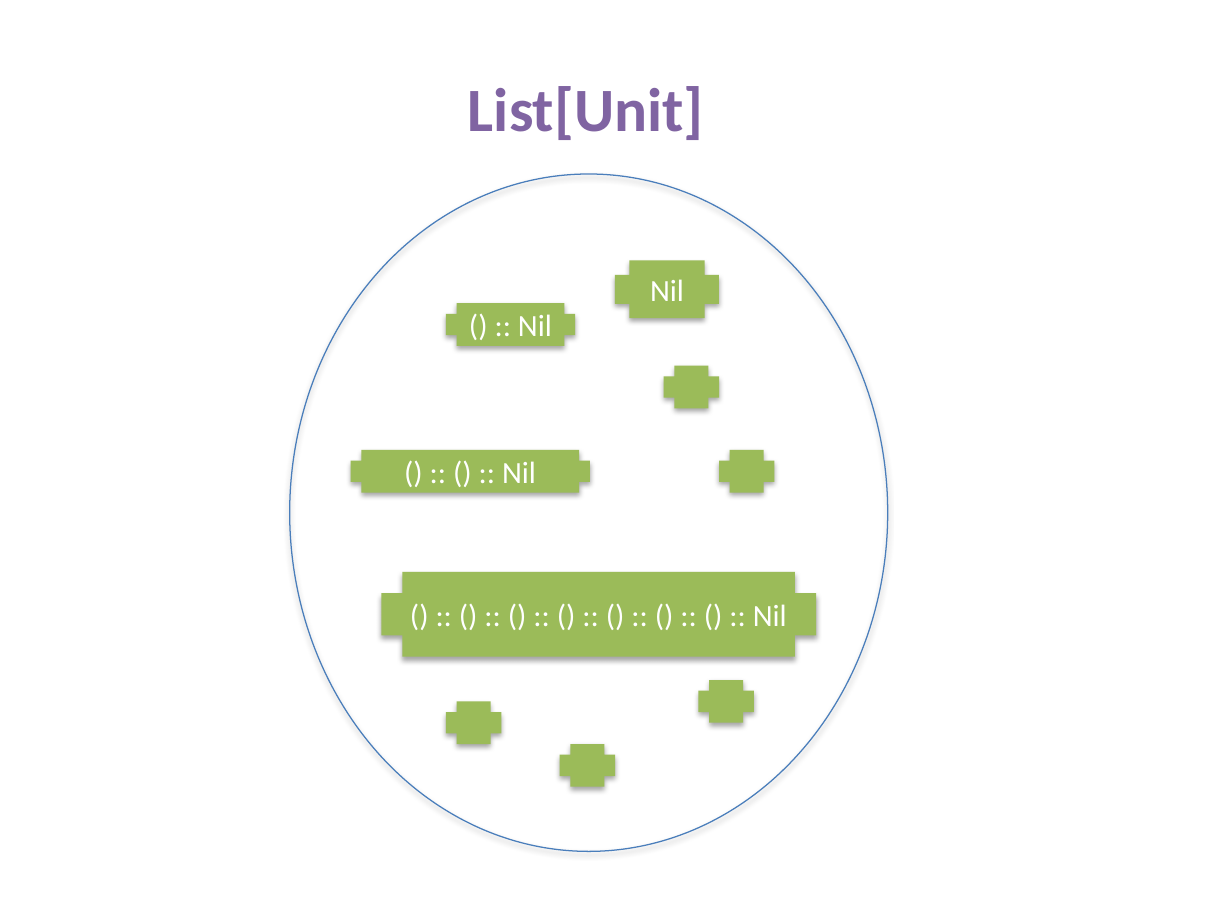
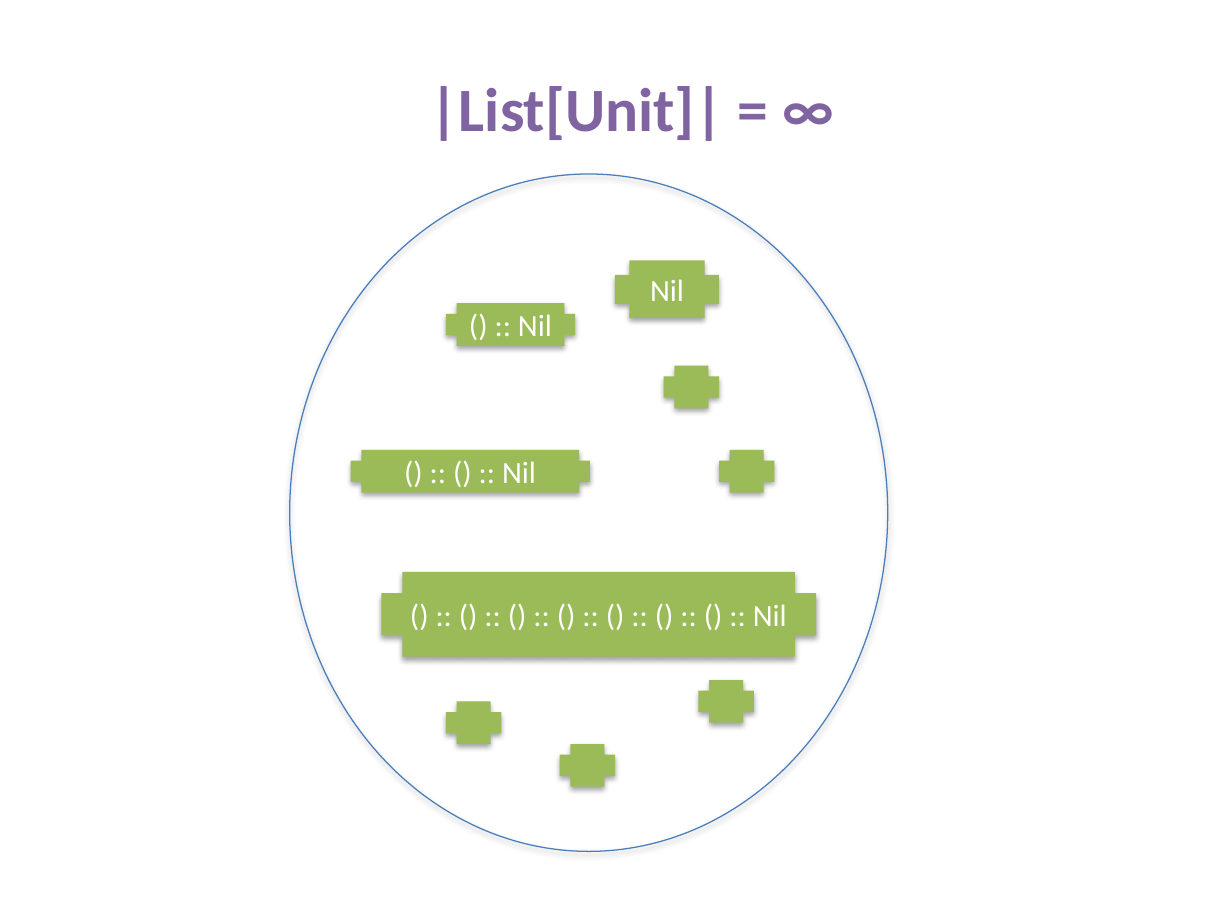
Before and after one commit to fp-tower/foundations, a slide deck: slide 4 of Diagrams.pptx (slide 3 before the commit). Drawn at 1232x924 pixels with LibreOffice and Linux fonts; fonts in the diff are those of the drawing. Boxes give left, top, right and bottom in pixels: in the first picture for what was removed or moved away, otherwise in the second. Text is boxed around its words. In the diff, an @@ line names an element or a change of style, - is before the commit and + after.

```diff
--- a/Diagrams.pptx
+++ b/Diagrams.pptx
@@ text at [430,86,724,141]: text changed @@
-List[Unit]
+|List[Unit]| = ∞
```
Also in this commit, not shown: 5 other slides changed, 16 slides added, 1 other file.
